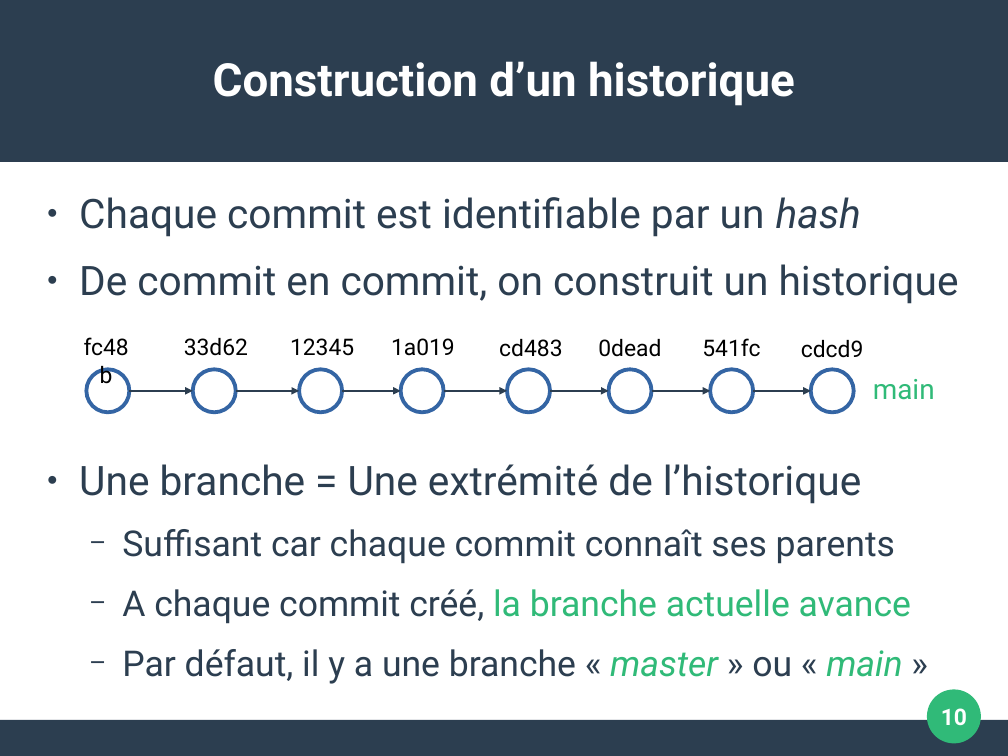
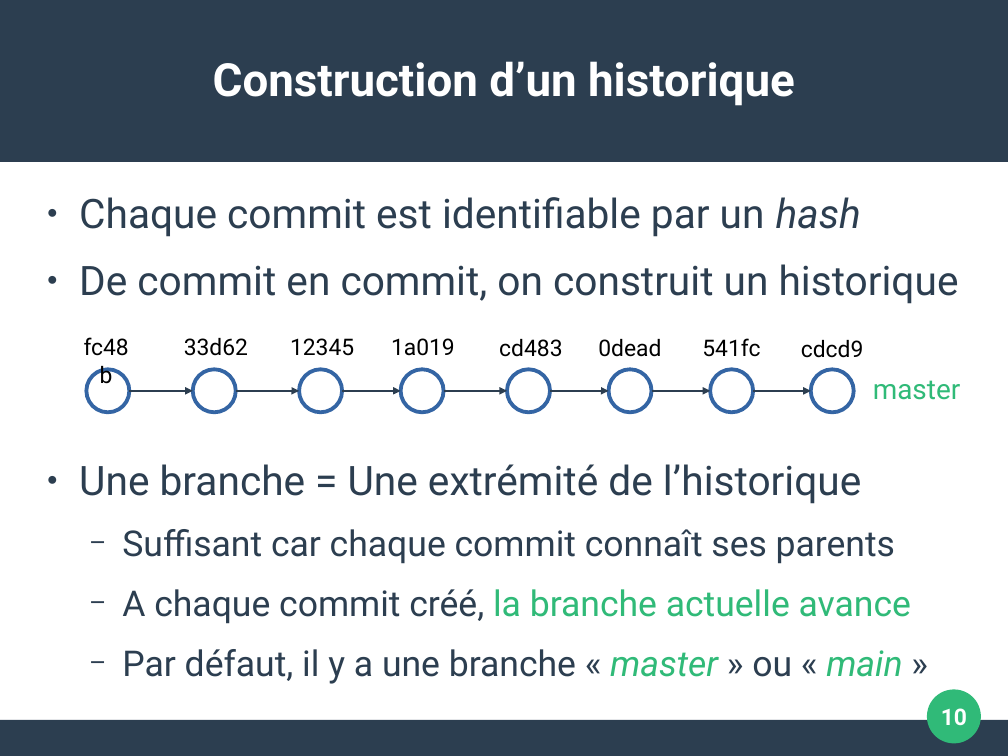
Before and after one commit to pushou/formation-git, a slide deck: slide 10 of Pres2-Versions.odp. Drawn at 1008x756 pixels with LibreOffice and Linux fonts; fonts in the diff are those of the drawing. Boxes give left, top, right and bottom in pixels: in the first picture for what was removed or moved away, otherwise in the second. Text is boxed around its words. In the diff, an @@ line names an element or a change of style, - is before the commit and + after.

```diff
--- a/Pres2-Versions.odp
+++ b/Pres2-Versions.odp
@@ text at box(873, 380, 960, 400): text changed @@
-main
+master
```
Also in this commit, not shown: 3 other slides changed, 8 other files.
